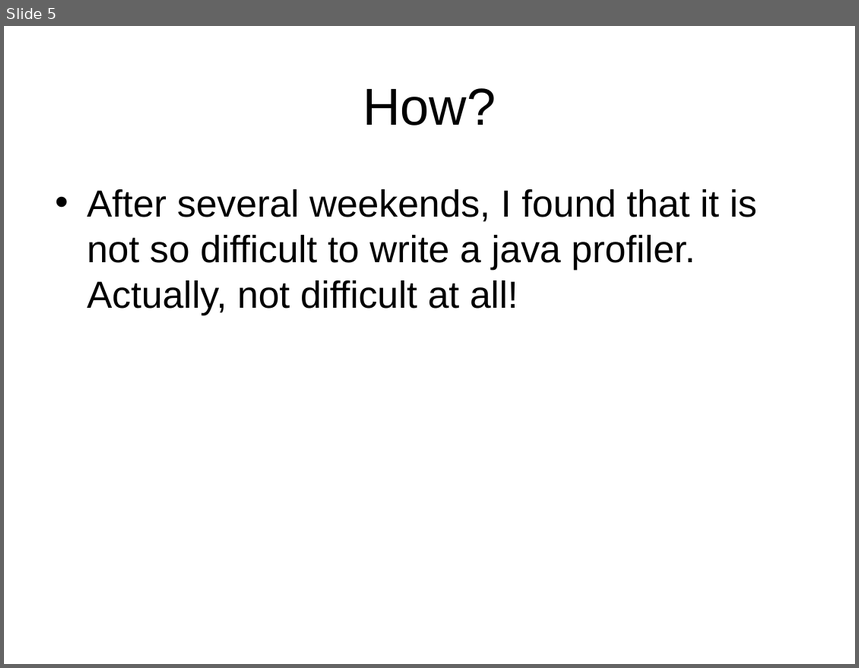
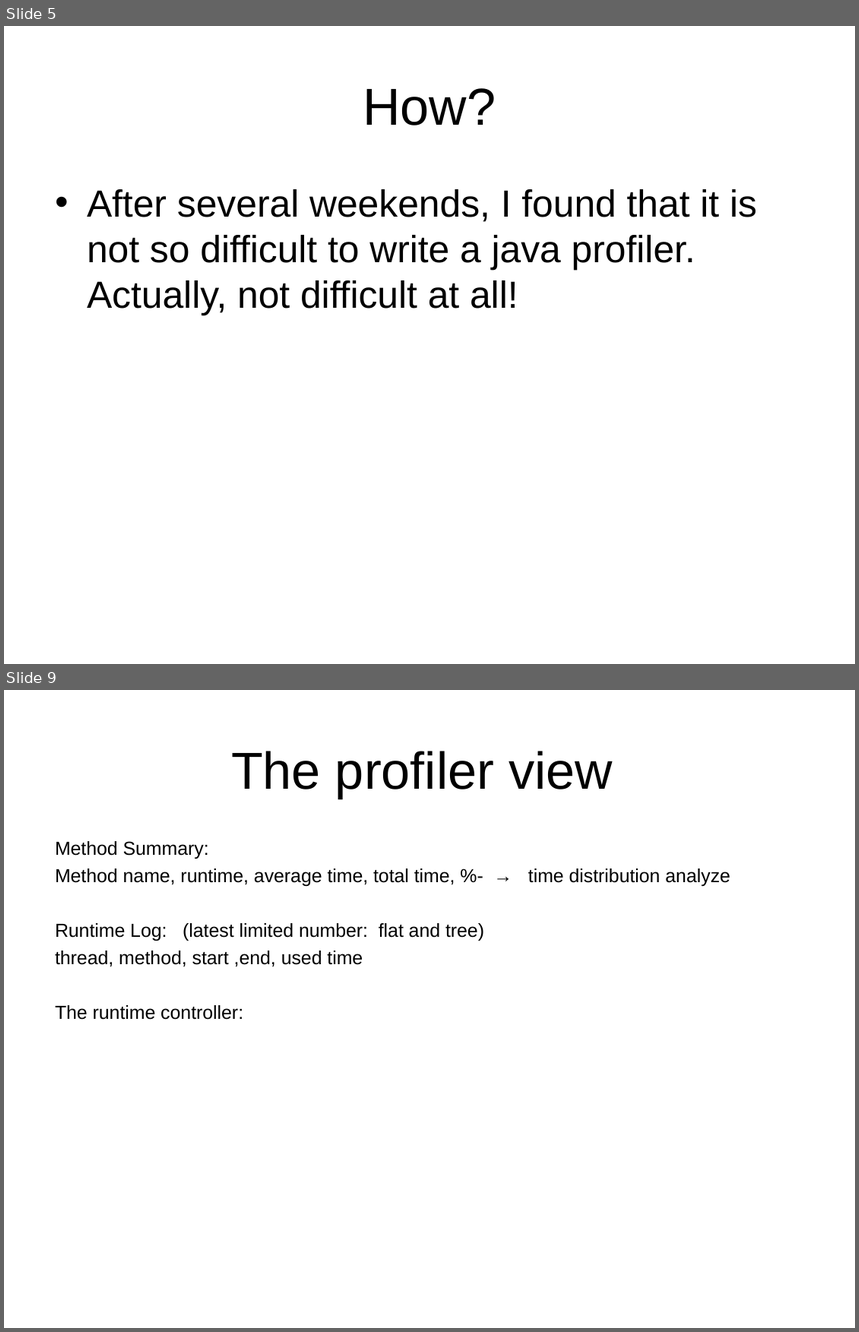
Before and after one commit to xufengbing/simpleprofiler, a slide deck: com.googlecode.simpleprofiler/SimpleProfiler.ppt. Shown one above the other, each under a label of ours: slide 5 before the commit, slides 5 and 9 after it; the slides between them are not shown. The pictures are 859x668 and 859x1332 pixels, drawn with LibreOffice and Linux fonts; fonts in the diff are those of the drawing. Boxes give left, top, right and bottom in pixels: in the first picture for what was removed or moved away, otherwise in the second. Text is boxed around its words. In the diff, an @@ line names an element or a change of style, - is before the commit and + after.

```diff
--- a/com.googlecode.simpleprofiler/SimpleProfiler.ppt
+++ b/com.googlecode.simpleprofiler/SimpleProfiler.ppt
@@ slide 9 added at (4, 690, 855, 1328), background #FFFFFF @@
@@ title added at (231, 751, 613, 799), 44 pt, text #000000 @@
+The profiler view
@@ text added at (55, 841, 731, 1020), 16 pt, text #000000 @@
+Method Summary:
+Method name, runtime, average time, total time, %- → time distribution analyze
+Runtime Log: (latest limited number: flat and tree)
+thread, method, start ,end, used time
+The runtime controller:
```
Also in this commit, not shown: 3 other slides added, 2 other files.
